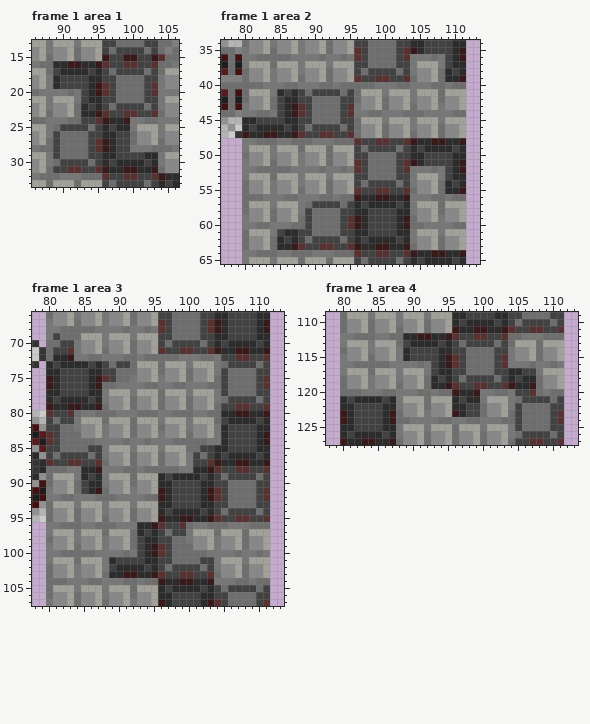
File history of a pixel-art file, Assets/Tiles/Tiles.ase. That is the earlier state.
128x128 pixels, 2 frames. Colours within 5 levels of each other are drawn and written as one. Shown: frame 1 area 1: x 86..106, y 13..33; frame 1 area 2: x 77..113, y 34..65; frame 1 area 3: x 78..113, y 66..107; frame 1 area 4: x 78..113, y 109..127. The commit also changed other frames or places, which this record leaves out.
After:
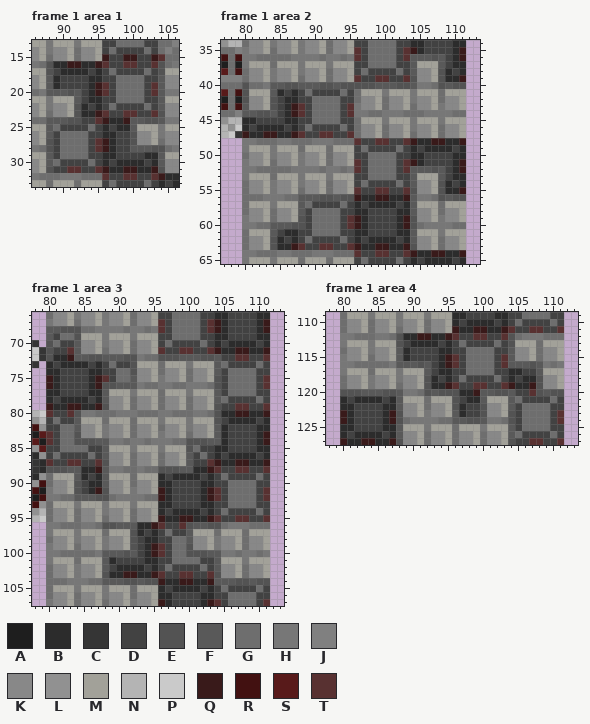
Palette (. is transparent): A #1e1e1e  B #2c2c2c  C #353535  D #424242  E #535353  F #595959  G #6e6e6e  H #777777  J #808080  K #888888  L #919191  M #a2a199  N #b4b4b4  P #cacaca  Q #391a1a  R #421111  S #581a1a  T #583131
The author wrote: add outlines to inset bg tiles
The exact change:
layer "Base" added
layer "BG Outlines" opacity 25% added
layer "Layer" removed
Frame 1 area 1, layer "BG Outlines":
y 16..17: x 88 G -> E; x 104 G -> E
y 18..19: x 88 H -> F; x 104 H -> F
y 20: x 88..92 HHHGH -> FFFEF; x 104 H -> F
y 21: x 92 H -> F; x 104 H -> F
y 22: x 92 G -> E; x 104 H -> F
y 23: x 92 G -> E; x 104 G -> E
y 24: x 88..92 HHHGG -> FFFEE; x 100..104 HHGGH -> FFEEF
y 25: x 88 H -> F; x 100 H -> F
y 26: x 88 H -> F; x 100 G -> E
y 27: x 88 G -> E; x 100 G -> E
y 28: x 88 G -> E; x 100..104 HHHGG -> FFFEE
y 29..30: x 88 H -> F; x 104 H -> F
y 31: x 88 G -> E; x 104 G -> E
Frame 1 area 2, layer "BG Outlines":
y 36: x 104..108 HHHGH -> FFFEF
y 37: x 104 H -> F; x 108 H -> F
y 38: x 104 H -> F; x 108 G -> E
y 39: x 104 G -> E; x 108 G -> E
y 40: x 80 G -> E; x 84..104 HHGGHHHGGHGGGGGHHHGGH -> FFEEFFFEEFEEEEEFFFEEF; x 108..111 GHGG -> EFEE
y 41: x 80 G -> E; x 84 H -> F
y 42: x 80 G -> E; x 84 G -> E
y 43: x 80 H -> F; x 84 G -> E
y 44: x 80..84 HHGGH -> FFEEF
y 52: x 104..108 HHHGH -> FFFEF
y 53: x 104 H -> F; x 108 H -> F
y 54: x 104 H -> F; x 108 G -> E
y 55: x 104 G -> E; x 108 G -> E
y 56: x 88..95 HHHGGHGG -> FFFEEFEE; x 104 H -> F; x 108..111 GHGG -> EFEE
y 57..58: x 88 H -> F; x 104 H -> F
y 59: x 88 G -> E; x 104 G -> E
y 60: x 84..88 HHHGG -> FFFEE; x 104 G -> E
y 61: x 84 H -> F; x 104 H -> F
y 62: x 84 G -> E; x 104 H -> F
y 63: x 84 G -> E; x 104 G -> E
Frame 1 area 3, layer "BG Outlines":
y 68: x 80..84 HHGGG -> FFEEE
y 69: x 80 H -> F; x 84 G -> E
y 70..71: x 80 G -> E; x 84 H -> F
y 72: x 80 G -> E; x 84..92 HHGGHHHGG -> FFEEFFFEE; x 96..104 GGGHHHGGH -> EEEFFFEEF
y 73..74: x 92 G -> E; x 104 H -> F
y 75: x 92 H -> F; x 104 G -> E
y 76: x 88..92 GGHHH -> EEFFF; x 104 G -> E
y 77..78: x 88 H -> F; x 104 H -> F
y 79: x 88 G -> E; x 104 G -> E
y 80: x 84 G -> E; x 104 G -> E
y 81: x 84 H -> F; x 104 G -> E
y 82: x 84 H -> F; x 104 H -> F
y 83: x 84 G -> E; x 104 H -> F
y 84: x 84..88 GGGHH -> EEEFF; x 100..104 GGGHH -> EEEFF
y 85: x 88 H -> F; x 100 G -> E
y 86: x 88 H -> F; x 100 H -> F
y 87: x 88 G -> E; x 100 H -> F
y 88: x 80..84 GGGHH -> EEEFF; x 88 H -> F; x 96..100 GGGHH -> EEEFF
y 89: x 84 H -> F; x 88 H -> F
y 90: x 84 G -> E; x 88 H -> F
y 91: x 84 G -> E; x 88 G -> E
y 92: x 84..88 HHHGG -> FFFEE
y 96: x 88..92 GGHHH -> EEFFF; x 100..104 GHHGG -> EFFEE
y 97..98: x 92 G -> E; x 100 H -> F
y 99: x 92 G -> E; x 100 G -> E
y 100: x 88..92 HHHGH -> FFFEF; x 100..104 GGGHH -> EEEFF
y 101..102: x 88 H -> F; x 104 H -> F
y 103: x 88 G -> E; x 104 G -> E
y 104: x 88..95 HHHGGHGG -> FFFEEFEE; x 104..111 HHHGGHGG -> FFFEEFEE
Frame 1 area 4, layer "BG Outlines":
y 112..113: x 88 G -> E; x 104 G -> E
y 114..115: x 88 H -> F; x 104 H -> F
y 116: x 88..92 HHHGH -> FFFEF; x 104..108 HHHGH -> FFFEF
y 117: x 92 H -> F; x 108 H -> F
y 118..119: x 92 G -> E; x 108 G -> E
y 120: x 80..88 GGGHHHGGH -> EEEFFFEEF; x 92..96 GHGGQ -> EFEEE; x 100..104 HHGGH -> FFEEF; x 108..111 GHGG -> EFEE
y 121: x 88 H -> F; x 96 B -> E; x 100 H -> F; x 104 H -> F
y 122: x 88 H -> F; x 96 B -> E; x 100 G -> E; x 104 H -> F
y 123: x 88 G -> E; x 96 Q -> F; x 100 G -> E; x 104 G -> E
y 124: x 88 G -> E; x 96..100 HHGGH -> FFEEF; x 104 G -> E
y 125..126: x 88 H -> F; x 104 H -> F
y 127: x 88 G -> E; x 104 G -> E
